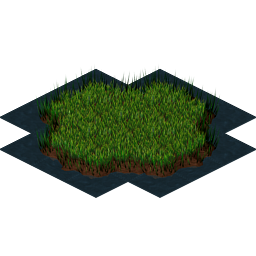
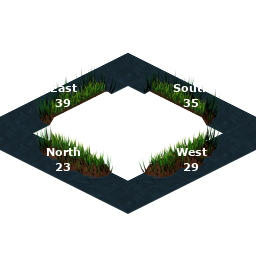
Revision of a layered 256 × 256 image; what changed, layer by layer:
added group "Layer Group copy" with 5 layers above "Layer Group" over [47, 83, 209, 171]
added group "Lables #1" (merge) with 4 layers in group "Layer Group copy" over [47, 83, 209, 171]
added layer "East ..." in group "Lables #1" over [51, 84, 77, 107]
added layer "South ... #2" in group "Lables #1" over [173, 84, 209, 107]
added layer "West ..." in group "Lables #1" over [176, 148, 207, 171]
added layer "North ... #2" in group "Lables #1" over [47, 147, 80, 171]
added layer "C #7" in group "Y5" over [96, 180, 160, 214]
added layer "C #8" in group "Y5" over [0, 116, 31, 149]
hid "SE #2" over [96, 133, 160, 182]
hid "C #4" over [64, 116, 128, 161]
hid "SW #2" over [32, 99, 96, 145]
hid "C #3" over [128, 116, 192, 161]
hid "C #2" over [96, 100, 160, 145]
hid "C #1" over [64, 84, 128, 129]
hid "NE" over [160, 103, 223, 145]
hid "C" over [128, 84, 192, 129]
hid "NW" over [96, 68, 160, 113]
added layer "C #6" in group "Y1" over [224, 117, 256, 149]
added layer "C #5" in group "Y1" over [96, 52, 160, 86]
